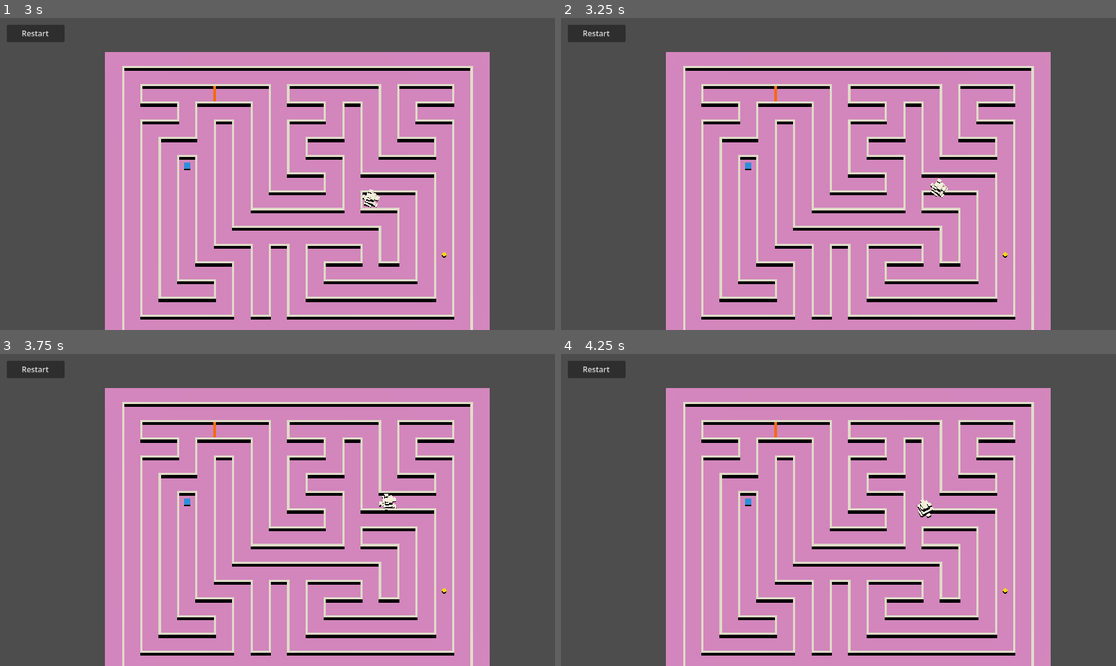
Above: before the commit, frames 1-4 (two rows, left to right).
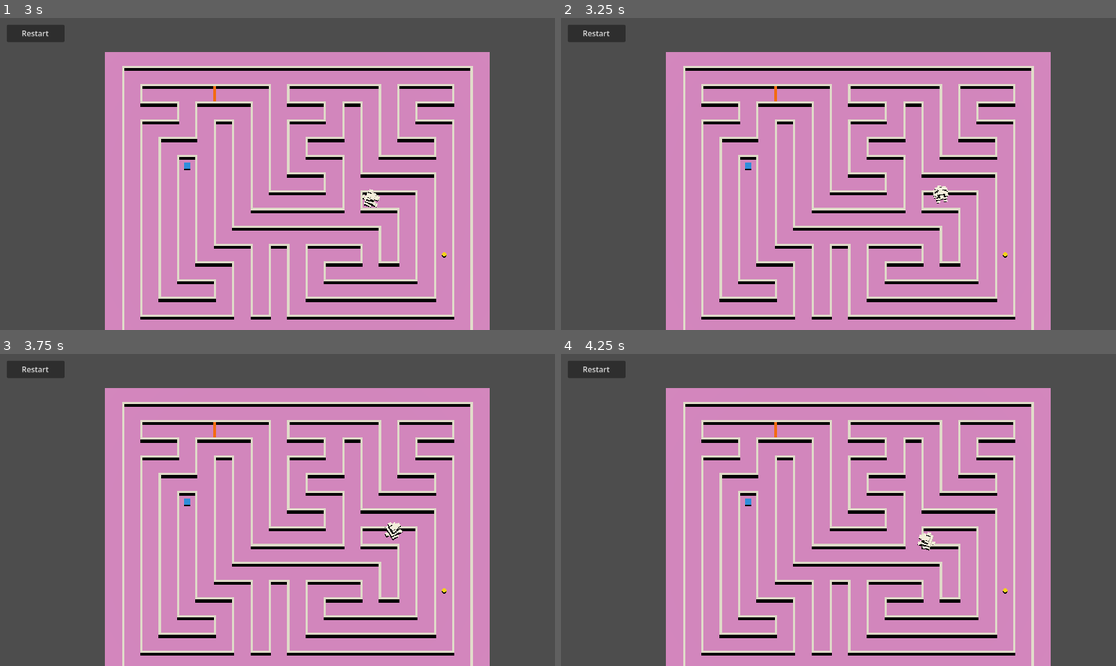
Above: after the commit, the same moments.

Repository: BirdofRain/pup-rescue
Game: Godot game, scene res://scenes/Game.tscn
The game is run twice, just before and just after one commit, with the same random seed, the same clock (stepped at 60 frames per second) and the same inputs.
Inputs (mouse positions are in pixels of both pictures, inside the frame that each line leads up to):
- Up to frame 1 (3 s): click "Restart" at 0.5 s; click "Restart" at 1.25 s; click "Restart" at 2 s; tap Enter at 2.75 s; move the mouse to (399, 158) at 2.77 s; click (399, 158) at 2.92 s
- Up to frame 2 (3.25 s): no input
- Up to frame 3 (3.75 s): drag from (166, 525) to (249, 572) at 3.52 s
- Up to frame 4 (4.25 s): no input

Frame 1 is identical in both runs. In frame 2, 0.1% of the frame differs, in the area x 66-70%, y 51-60%; in frame 3, 0.2%, in the area x 68-73%, y 44-60%; in frame 4, 0.2%.

Commit message:
Use maze grid for movement so the puppy cannot pass through walls.
Physics collision was unreliable; movement now checks walkable tiles from
the level ASCII map with sliding along axes and separate door blocking.

Co-authored-by: Cursor <cursoragent@cursor.com>

Diff:
--- a/scripts/game.gd
+++ b/scripts/game.gd
@@ -125,10 +125,12 @@
 	_spawn_exit_if_present(info)
 	_spawn_door_if_present(info)
 
-	# Place puppy at start
+	if puppy.has_method("set_maze_data"):
+		puppy.set_maze_data(lines, ts)
+
 	puppy.global_position = info["start"]
 	if puppy.has_method("snap_to_floor"):
-		puppy.call("snap_to_floor")
+		puppy.snap_to_floor()
 
 	has_last_target = false
 	last_target = Vector3.ZERO
@@ -373,6 +375,8 @@
 		return
 
 	door_unlock_center = door_body.global_position
+	if puppy.has_method("set_door_blocking"):
+		puppy.set_door_blocking(true, door_unlock_center)
 
 	door_area = Area3D.new()
 	door_area.name = "DoorArea"
@@ -456,7 +460,9 @@
 	door_opened = true
 	_set_hint("Door opened!")
 
-	# Remove the actual blocking door body created by the builder
+	if puppy.has_method("set_door_blocking"):
+		puppy.set_door_blocking(false)
+
 	if is_instance_valid(door_body):
 		door_body.queue_free()
 	door_body = null
@@ -610,4 +616,7 @@
 	has_key = false
 	door_opened = false
 
+	if puppy != null and puppy.has_method("set_door_blocking"):
+		puppy.set_door_blocking(false)
+
 	_hide_win_panel()
--- a/scripts/puppy_controller.gd
+++ b/scripts/puppy_controller.gd
@@ -8,22 +8,20 @@
 	Breed.LABRADOR: "res://assets/VoxelLabrador.obj",
 	Breed.PITBULL: "res://assets/VoxelPitbull.obj",
 }
+const CP_WALL: int = 35  # '#'
 
 @export var breed: Breed = Breed.HUSKY
 @export var speed: float = 6.0
 @export var accel: float = 20.0
 @export var rotate_speed: float = 12.0
 
-# Movement tuning
 @export var stop_radius: float = 0.25
 @export var slow_radius: float = 2.0
 @export var min_speed_factor: float = 0.15
 
-# Tighter capsule + slide margin reduces snagging on maze corners.
 @export var collision_radius: float = 0.22
 @export var collision_height: float = 0.45
 
-# Debug toggles
 @export var debug_enabled: bool = true
 @export var debug_log_target: bool = false
 @export var debug_log_stop: bool = false
@@ -34,20 +32,38 @@
 var target_point: Vector3 = Vector3.ZERO
 var has_target: bool = false
 
+var _maze_lines: PackedStringArray = PackedStringArray()
+var _tile_size: float = 1.0
+var _maze_cols: int = 0
+var _maze_rows: int = 0
+var _door_blocks: bool = false
+var _door_block_pos: Vector3 = Vector3.ZERO
+
 
 func _ready() -> void:
-	collision_layer = 2  # player
-	collision_mask = 1   # world (walls, floor)
+	collision_layer = 2
+	collision_mask = 1
 	motion_mode = MOTION_MODE_FLOATING
 	max_slides = 4
 	_apply_breed_mesh()
 	_apply_collision_shape()
 	snap_to_floor()
-	if debug_enabled:
-		print("\n=== Puppy Controller _ready ===")
-		print("Puppy node path:", get_path())
-		print("Breed:", Breed.keys()[breed])
-		print("==============================\n")
+
+
+func set_maze_data(lines: PackedStringArray, tile_size: float) -> void:
+	_maze_lines = lines
+	_tile_size = tile_size
+	if lines.is_empty():
+		_maze_cols = 0
+		_maze_rows = 0
+	else:
+		_maze_cols = lines[0].length()
+		_maze_rows = lines.size()
+
+
+func set_door_blocking(blocked: bool, world_pos: Vector3 = Vector3.ZERO) -> void:
+	_door_blocks = blocked
+	_door_block_pos = world_pos
 
 
 func _apply_breed_mesh() -> void:
@@ -59,20 +75,6 @@
 		model.mesh = mesh_res
 
 
-func _move_with_steps(delta: float) -> void:
-	# Split motion so we don't tunnel through colliders in a single step.
-	var motion: Vector3 = velocity * delta
-	var step_len: float = 0.06
-	var steps: int = maxi(1, ceili(motion.length() / step_len))
-	var step_v: Vector3 = motion / (float(steps) * delta)
-	for _i in steps:
-		velocity = step_v
-		velocity.y = 0.0
-		move_and_slide()
-	global_position.y = _capsule_half_height()
-	velocity.y = 0.0
-
-
 func _capsule_half_height() -> float:
 	var h: float = maxf(collision_height, collision_radius * 2.1)
 	return collision_radius + h * 0.5
@@ -81,8 +83,7 @@
 func snap_to_floor() -> void:
 	var pos := global_position
 	pos.y = _capsule_half_height()
-	global_position = pos
-	velocity.y = 0.0
+	global_position = _clamp_to_walkable(pos)
 
 
 func _apply_collision_shape() -> void:
@@ -95,7 +96,7 @@
 	collision_shape.disabled = false
 	collision_shape.position = Vector3(0.0, _capsule_half_height(), 0.0)
 	if model != null:
-		model.position = Vector3(0.0, 0.0, 0.0)
+		model.position = Vector3.ZERO
 
 
 func set_target(p: Vector3) -> void:
@@ -106,33 +107,114 @@
 
 
 func _physics_process(delta: float) -> void:
+	var prev_pos: Vector3 = global_position
+
 	if not has_target:
 		velocity = velocity.move_toward(Vector3.ZERO, accel * delta)
-		_move_with_steps(delta)
-		return
-
-	var to_target: Vector3 = target_point - global_position
-	to_target.y = 0.0
-
-	var dist: float = to_target.length()
-
-	if dist < stop_radius:
-		has_target = false
-		velocity = velocity.move_toward(Vector3.ZERO, accel * delta)
-		_move_with_steps(delta)
-		if debug_enabled and debug_log_stop:
-			print("Puppy stop at dist:", dist, " pos:", global_position)
-		global_position.y = _capsule_half_height()
-		return
-
-	var t: float = clampf(dist / slow_radius, min_speed_factor, 1.0)
-	var desired: Vector3 = to_target.normalized() * (speed * t)
-
-	velocity = velocity.move_toward(desired, accel * delta)
-	_move_with_steps(delta)
+	else:
+		var to_target: Vector3 = target_point - global_position
+		to_target.y = 0.0
+		var dist: float = to_target.length()
+
+		if dist < stop_radius:
+			has_target = false
+			velocity = velocity.move_toward(Vector3.ZERO, accel * delta)
+			if debug_enabled and debug_log_stop:
+				print("Puppy stop at dist:", dist, " pos:", global_position)
+		else:
+			var t: float = clampf(dist / slow_radius, min_speed_factor, 1.0)
+			var desired: Vector3 = to_target.normalized() * (speed * t)
+			velocity = velocity.move_toward(desired, accel * delta)
+
+	var motion: Vector3 = velocity * delta
+	motion.y = 0.0
+	var next_pos: Vector3 = _resolve_motion(global_position, global_position + motion)
+	next_pos.y = _capsule_half_height()
+	global_position = next_pos
+
+	if delta > 0.0:
+		velocity = (global_position - prev_pos) / delta
+	velocity.y = 0.0
 
 	var flat_v: Vector3 = velocity
-	flat_v.y = 0.0
 	if flat_v.length() > 0.12:
 		var desired_basis: Basis = Basis.looking_at(flat_v.normalized(), Vector3.UP)
 		global_basis = global_basis.slerp(desired_basis, rotate_speed * delta)
+
+
+func _resolve_motion(from: Vector3, to: Vector3) -> Vector3:
+	var feet_from := from
+	feet_from.y = _capsule_half_height()
+	var feet_to := to
+	feet_to.y = _capsule_half_height()
+
+	if _is_position_walkable(feet_to):
+		return feet_to
+
+	var slide_x := Vector3(feet_to.x, feet_from.y, feet_from.z)
+	if _is_position_walkable(slide_x):
+		return slide_x
+
+	var slide_z := Vector3(feet_from.x, feet_from.y, feet_to.z)
+	if _is_position_walkable(slide_z):
+		return slide_z
+
+	return feet_from
+
+
+func _clamp_to_walkable(pos: Vector3) -> Vector3:
+	if _is_position_walkable(pos):
+		return pos
+	# Nudge toward nearest walkable tile center if spawned slightly off.
+	var tx: int = _tile_x(pos.x)
+	var tz: int = _tile_z(pos.z)
+	for radius in range(1, 4):
+		for dz in range(-radius, radius + 1):
+			for dx in range(-radius, radius + 1):
+				var nx: int = tx + dx
+				var nz: int = tz + dz
+				if _is_tile_walkable(nx, nz):
+					var p := pos
+					p.x = float(nx) * _tile_size
+					p.z = float(nz) * _tile_size
+					p.y = _capsule_half_height()
+					return p
+	return pos
+
+
+func _is_position_walkable(pos: Vector3) -> bool:
+	if _maze_lines.is_empty():
+		return true
+
+	var r: float = collision_radius * 0.85
+	var samples: Array[Vector3] = [
+		Vector3.ZERO,
+		Vector3(r, 0.0, 0.0),
+		Vector3(-r, 0.0, 0.0),
+		Vector3(0.0, 0.0, r),
+		Vector3(0.0, 0.0, -r),
+	]
+	for offset: Vector3 in samples:
+		if not _is_world_point_walkable(pos + offset):
+			return false
+	return true
+
+
+func _is_world_point_walkable(world_pos: Vector3) -> bool:
+	if _door_blocks and _door_block_pos.distance_to(world_pos) < collision_radius + 0.15:
+		return false
+	return _is_tile_walkable(_tile_x(world_pos.x), _tile_z(world_pos.z))
+
+
+func _tile_x(world_x: float) -> int:
+	return int(round(world_x / _tile_size))
+
+
+func _tile_z(world_z: float) -> int:
+	return int(round(world_z / _tile_size))
+
+
+func _is_tile_walkable(tile_x: int, tile_z: int) -> bool:
+	if tile_x < 0 or tile_x >= _maze_cols or tile_z < 0 or tile_z >= _maze_rows:
+		return false
+	return _maze_lines[tile_z].unicode_at(tile_x) != CP_WALL
